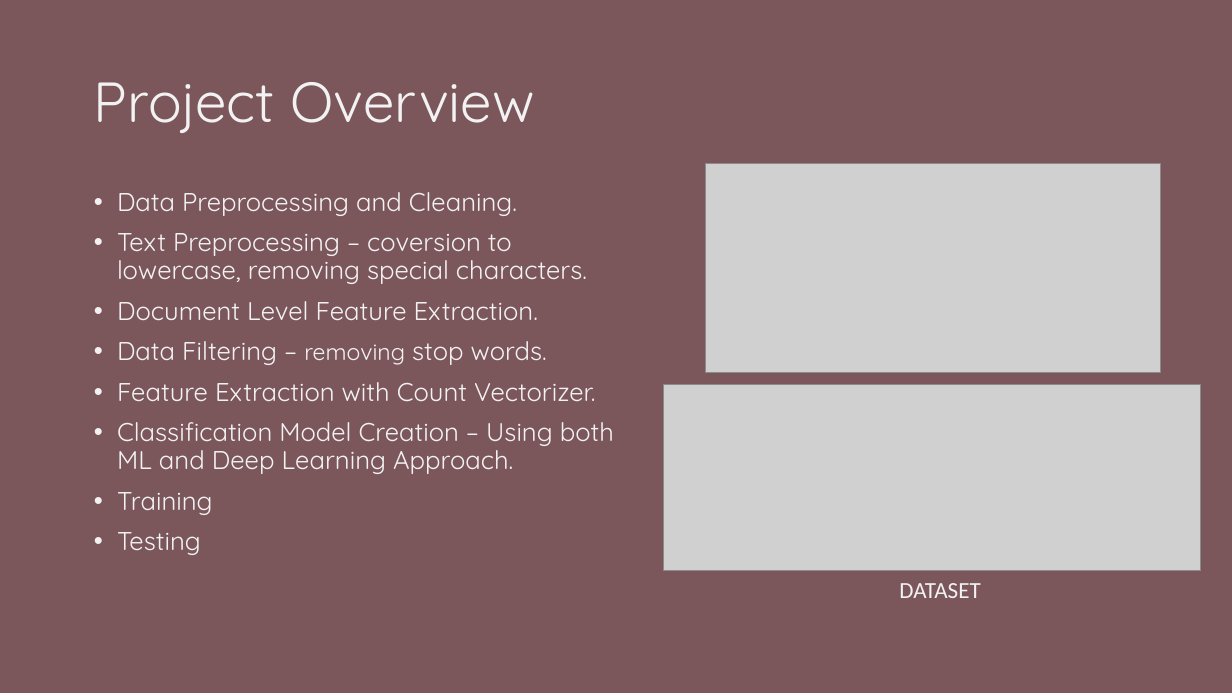
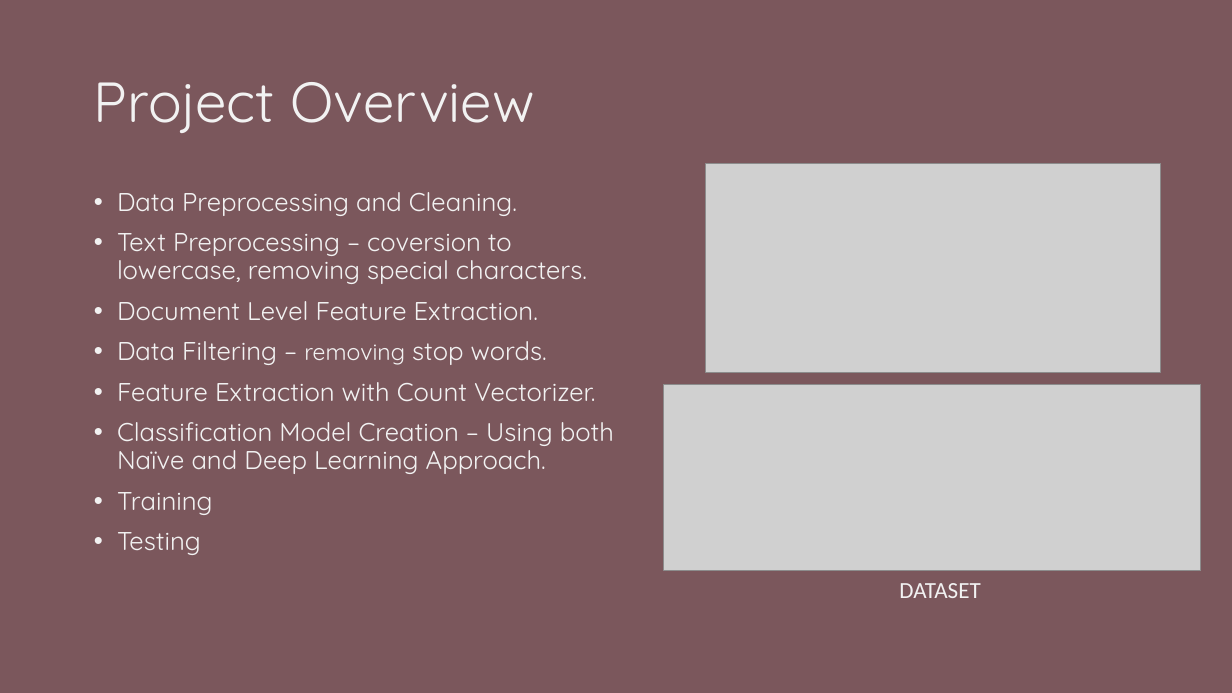
Before and after one commit to Manjari-99/Personality-Detection-From-Text, a slide deck: slide 6 of Personality Detection From Text.pptx (slide 7 before the commit). Drawn at 1232x693 pixels with LibreOffice and Linux fonts; fonts in the diff are those of the drawing; grey boxes stand for pictures. Boxes give left, top, right and bottom in pixels: in the first picture for what was removed or moved away, otherwise in the second. Text is boxed around its words. In the diff, an @@ line names an element or a change of style, - is before the commit and + after.

```diff
--- a/Personality Detection From Text.pptx
+++ b/Personality Detection From Text.pptx
@@ text at box(117, 422, 614, 474): text changed @@
-• Classification Model Creation – Using both ML and Deep Learning Approach.
+• Classification Model Creation – Using both Naïve and Deep Learning Approach.
```
Also in this commit, not shown: 3 other slides changed, 1 slide added, 4 slides removed, 1 other file.
